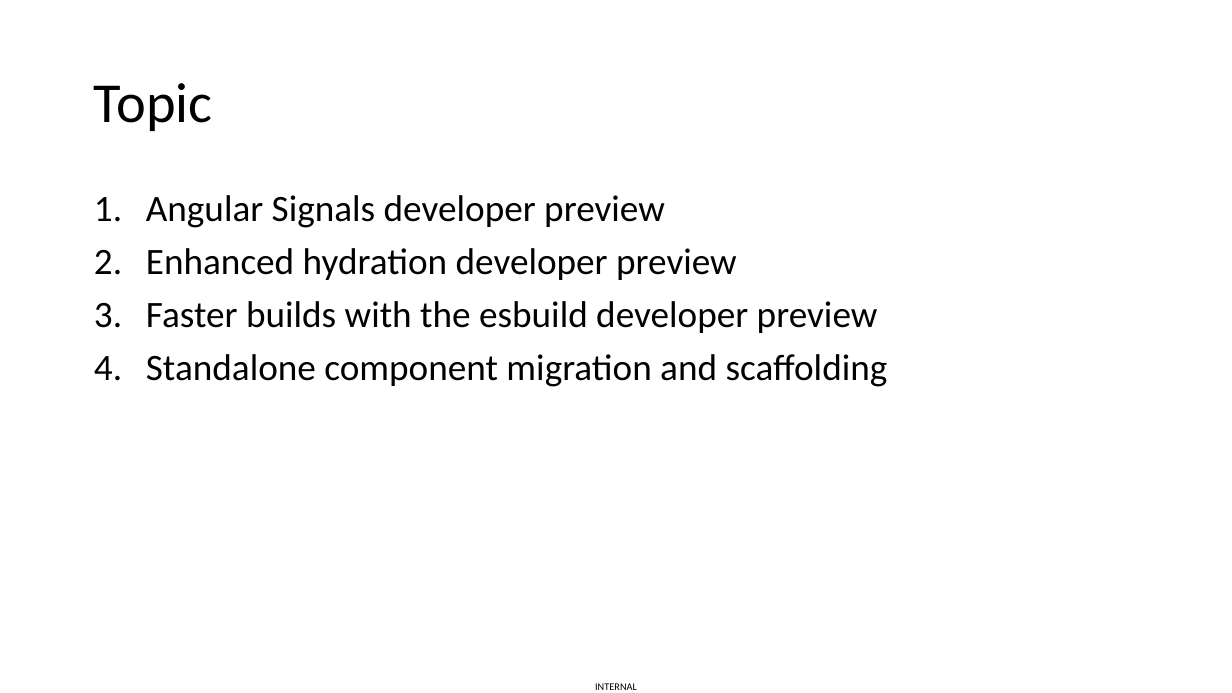
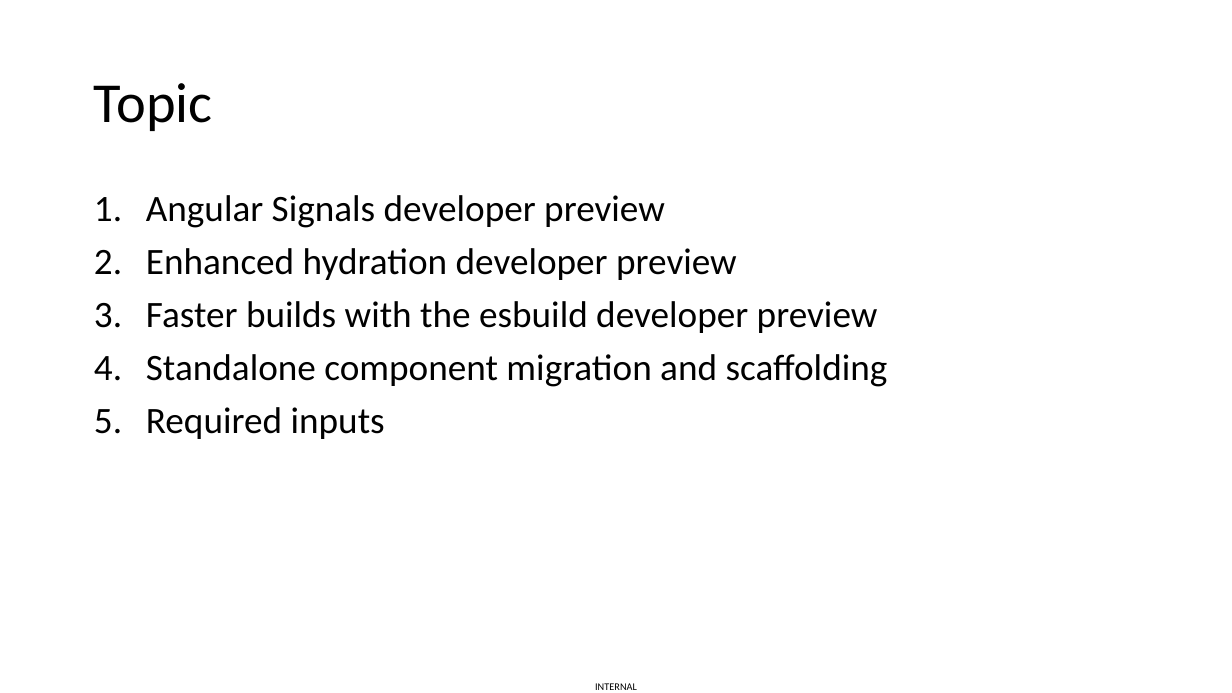
Before and after one commit to vuthaphai/ng-v16-new-features, a slide deck: slide 2 of Angular v16.pptx. Drawn at 1232x693 pixels with LibreOffice and Linux fonts; fonts in the diff are those of the drawing. Boxes give left, top, right and bottom in pixels: in the first picture for what was removed or moved away, otherwise in the second. Text is boxed around its words. In the diff, an @@ line names an element or a change of style, - is before the commit and + after.

Commit message:
wip

```diff
--- a/Angular v16.pptx
+++ b/Angular v16.pptx
@@ text at [146,407,385,439]: paragraph added @@
+5. Required inputs
```
